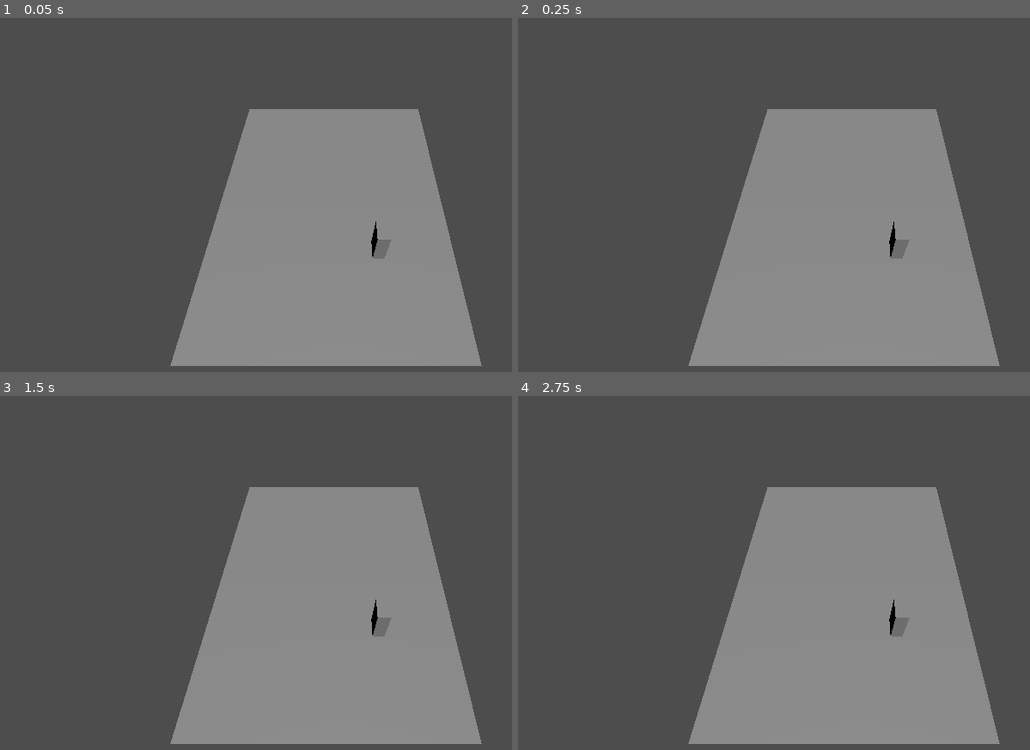
Above: before the commit, frames 1-4 (two rows, left to right).
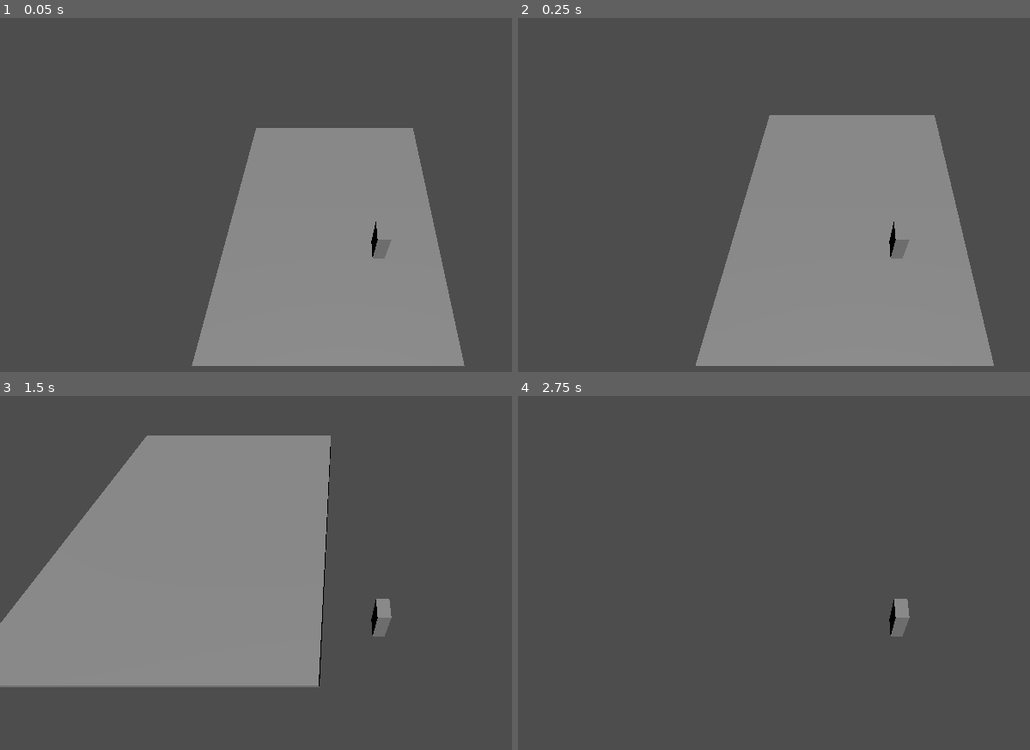
Above: after the commit, the same moments.

Repository: safetymax/game-physics
Game: Godot game, scene res://node_3d.tscn
Two runs of this game, one before a commit and one after it. Both use one fixed random seed, a clock stepped at 60 frames per second and the inputs below.
Inputs:
- Up to frame 1 (0.05 s): no input
- Up to frame 2 (0.25 s): no input
- Up to frame 3 (1.5 s): tap Enter (ui_accept) at 0.5, 0.6, 0.77, 1.07, 1.35 s; hold Right (ui_right) 0.53-1.28 s; hold Down (ui_down) from 1.28 s (still down)
- Up to frame 4 (2.75 s): tap Enter (ui_accept) at 1.52, 1.82, 2.1 s; release Down (ui_down) at 2.03 s; hold Right (ui_right) from 2.03 s (still down)

The runs differ from the first frame. In frame 1, 5.8% of the frame differs, in the area x 33-95%, y 25-99%; in frame 2, 1.9%; in frame 3, 48%, in the area x 0-95%, y 11-99%; in frame 4, 34%.

Commit message:
player move

Diff:
--- a/Player.tscn
+++ b/Player.tscn
@@ -1,17 +1,23 @@
 [gd_scene format=3 uid="uid://cn0ax0186ecm"]
 
-[sub_resource type="BoxShape3D" id="BoxShape3D_4xowi"]
+[ext_resource type="Script" uid="uid://dipy1h3fgr4b4" path="res://player_move.gd" id="1_xhfnw"]
+
+[sub_resource type="CapsuleShape3D" id="CapsuleShape3D_xhfnw"]
+radius = 0.13476563
+height = 0.48742676
 
 [node name="CharacterBody3D" type="CharacterBody3D" unique_id=2030252105]
-
-[node name="CollisionShape3D" type="CollisionShape3D" parent="." unique_id=1378038276]
-visible = false
-shape = SubResource("BoxShape3D_4xowi")
+script = ExtResource("1_xhfnw")
 
 [node name="CSGBox3D" type="CSGBox3D" parent="." unique_id=259363578]
+use_collision = true
 size = Vector3(0.114746094, 0.42663574, 0.1850586)
 
 [node name="Player" type="Node3D" parent="." unique_id=289016159]
 
 [node name="Camera3D" type="Camera3D" parent="." unique_id=254879401]
 transform = Transform3D(1, 0, 0, 0, 0.52774173, 0.84940493, 0, -0.84940493, 0.52774173, -0.3417821, 2.1027007, 0.98506224)
+
+[node name="CollisionShape3D" type="CollisionShape3D" parent="." unique_id=2071681810]
+transform = Transform3D(1, 0, 0, 0, 1, 0, 0, 0, 1, 0, 0.0015258789, 0)
+shape = SubResource("CapsuleShape3D_xhfnw")
--- a/node_3d.tscn
+++ b/node_3d.tscn
@@ -7,6 +7,7 @@
 
 [node name="CSGBox3D" type="CSGBox3D" parent="." unique_id=767314962]
 transform = Transform3D(1, 0, 0, 0, 1, 0, 0, 0, 1, -0.5035095, -0.016925037, -0.91812134)
+use_collision = true
 size = Vector3(2.930603, 0.09423828, 3.793518)
 
 [node name="DirectionalLight3D" type="DirectionalLight3D" parent="." unique_id=1025151298]
@@ -16,4 +17,4 @@
 transform = Transform3D(1, 0, 0, 0, 1, 0, 0, 0, 1, 0, 0.70629656, 0)
 
 [node name="Player" parent="." unique_id=2030252105 instance=ExtResource("2_a0tk4")]
-transform = Transform3D(1, 0, 0, 0, 1, 0, 0, 0, 1, 0, 0.70629656, 0)
+transform = Transform3D(1, 0, 0, 0, 1, 0, 0, 0, 1, 0, 1.1092635, 0)
--- /dev/null
+++ b/player_move.gd
@@ -0,0 +1,28 @@
+extends CharacterBody3D
+
+
+const SPEED = 2.0
+const JUMP_VELOCITY = 4.5
+
+
+func _physics_process(delta: float) -> void:
+	# Add the gravity.
+	if not is_on_floor():
+		velocity += get_gravity() * delta
+
+	# Handle jump.
+	if Input.is_action_just_pressed("ui_accept") and is_on_floor():
+		velocity.y = JUMP_VELOCITY
+
+	# Get the input direction and handle the movement/deceleration.
+	# As good practice, you should replace UI actions with custom gameplay actions.
+	var input_dir := Input.get_vector("ui_left", "ui_right", "ui_up", "ui_down")
+	var direction := (transform.basis * Vector3(input_dir.x, 0, input_dir.y)).normalized()
+	if direction:
+		velocity.x = direction.x * SPEED
+		velocity.z = direction.z * SPEED
+	else:
+		velocity.x = move_toward(velocity.x, 0, SPEED)
+		velocity.z = move_toward(velocity.z, 0, SPEED)
+
+	move_and_slide()
Not shown, added: player_move.gd.uid
